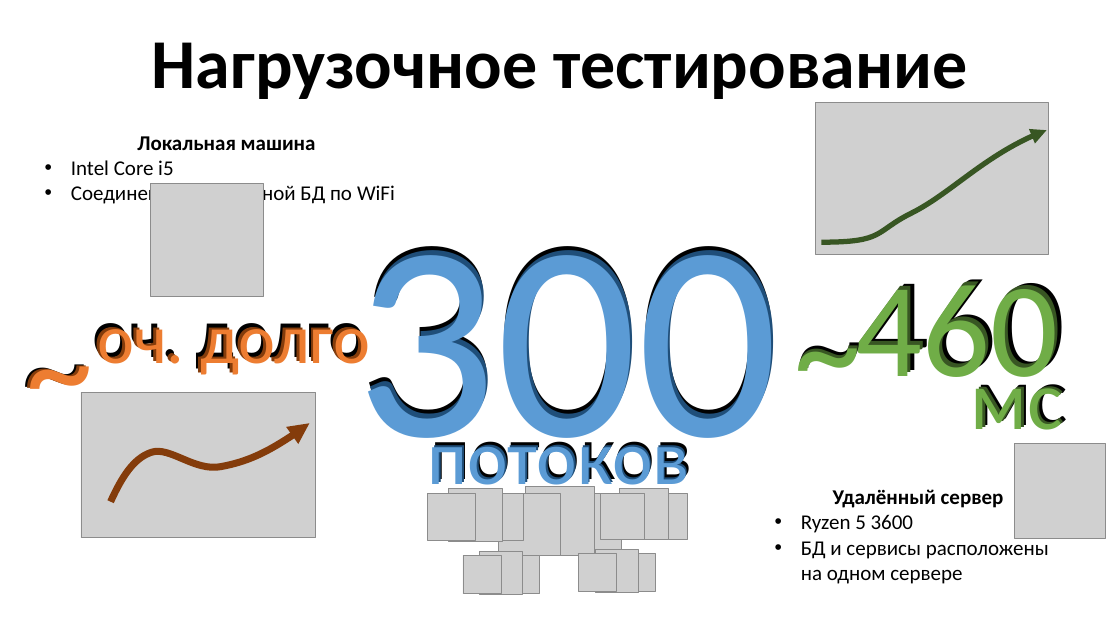
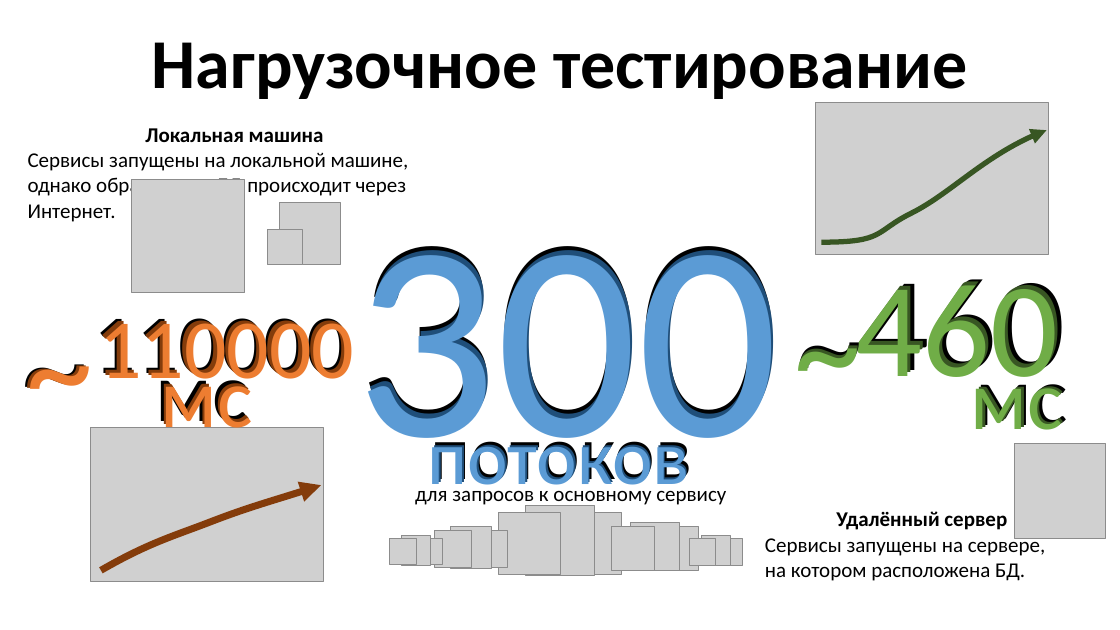
Before and after one commit to YoungTeurus/CreditAndUserServices, a slide deck: slide 18 of docs/Java 3 - presentation (without animation).pptx (slide 15 before the commit). Drawn at 1120x630 pixels with LibreOffice and Linux fonts; fonts in the diff are those of the drawing; grey boxes stand for pictures. Boxes give left, top, right and bottom in pixels: in the first picture for what was removed or moved away, otherwise in the second. Text is boxed around its words. In the diff, an @@ line names an element or a change of style, - is before the commit and + after.

```diff
--- a/docs/Java 3 - presentation (without animation).pptx
+++ b/docs/Java 3 - presentation (without animation).pptx
@@ text "Локальная машина": place and size @@
-text "Локальная машина" at [71, 136, 395, 207]
+text "Локальная машина" at [28, 128, 409, 222]
@@ text at [28, 152, 409, 222]: text changed @@
-• Intel Core i5
-• Соединение с удалённой БД по WiFi
+Сервисы запущены на локальной машине, однако обращение к БД происходит через Интернет.
@@ picture: place and size @@
-picture at [150, 183, 264, 297]
+picture at [132, 180, 245, 293]
@@ picture added at [280, 203, 341, 265] @@
@@ picture added at [267, 230, 302, 266] @@
@@ text removed at [84, 284, 377, 377] @@
-оч. долго
@@ text added at [86, 286, 360, 396], 72 pt, text #000000 @@
+110000
@@ text added at [87, 287, 362, 397], 72 pt, text #843C0B @@
+110000
@@ text removed at [89, 290, 382, 383] @@
-оч. долго
@@ text removed at [92, 323, 365, 374] @@
-оч. долго
@@ text added at [94, 318, 349, 393], 72 pt, text #ED7D31 @@
+110000
@@ text added at [148, 334, 258, 444], 72 pt, text #000000 @@
+мс
@@ text added at [150, 337, 260, 447], 72 pt, text #843C0B @@
+мс
@@ text added at [156, 351, 248, 428], 72 pt, text #ED7D31 @@
+мс
@@ picture: place and size @@
-picture at [81, 392, 316, 539]
+picture at [91, 428, 323, 581]
@@ freeform shape: place and size @@
-freeform shape at [111, 423, 310, 502]
+freeform shape at [101, 486, 321, 571]
@@ text added at [415, 484, 726, 508], 18 pt, text #000000 @@
+для запросов к основному сервису
@@ text "Удалённый сервер": place and size @@
-text "Удалённый сервер" at [801, 489, 1049, 584]
+text "Удалённый сервер" at [765, 511, 1045, 581]
@@ picture: place and size @@
-picture at [502, 555, 540, 594]
+picture at [390, 539, 416, 565]
@@ picture: place and size @@
-picture at [480, 551, 523, 594]
+picture at [402, 536, 431, 565]
@@ picture: place and size @@
-picture at [476, 494, 523, 540]
+picture at [416, 539, 442, 565]
@@ picture: place and size @@
-picture at [428, 494, 476, 540]
+picture at [434, 531, 471, 568]
@@ picture: place and size @@
-picture at [449, 489, 502, 541]
+picture at [450, 527, 492, 568]
@@ picture: place and size @@
-picture at [463, 555, 502, 594]
+picture at [471, 531, 508, 568]
@@ 3 pictures: place and size @@
-3 pictures at [498, 486, 623, 555]
+3 pictures at [498, 506, 623, 575]
@@ picture: place and size @@
-picture at [617, 554, 655, 592]
+picture at [612, 527, 655, 570]
@@ picture: place and size @@
-picture at [620, 489, 669, 540]
+picture at [631, 523, 680, 571]
@@ picture: place and size @@
-picture at [644, 494, 688, 539]
+picture at [655, 527, 698, 570]
@@ picture: place and size @@
-picture at [601, 494, 644, 539]
+picture at [690, 539, 716, 565]
@@ picture: place and size @@
-picture at [596, 549, 639, 592]
+picture at [702, 536, 731, 565]
@@ picture: place and size @@
-picture at [579, 554, 618, 592]
+picture at [716, 539, 742, 565]
@@ text at [765, 534, 1045, 581]: text changed @@
-• Ryzen 5 3600
-• БД и сервисы расположены на одном сервере
+Сервисы запущены на сервере,
+на котором расположена БД.
```
Also in this commit, not shown: 8 other slides changed, 3 slides added, 2 other files.
